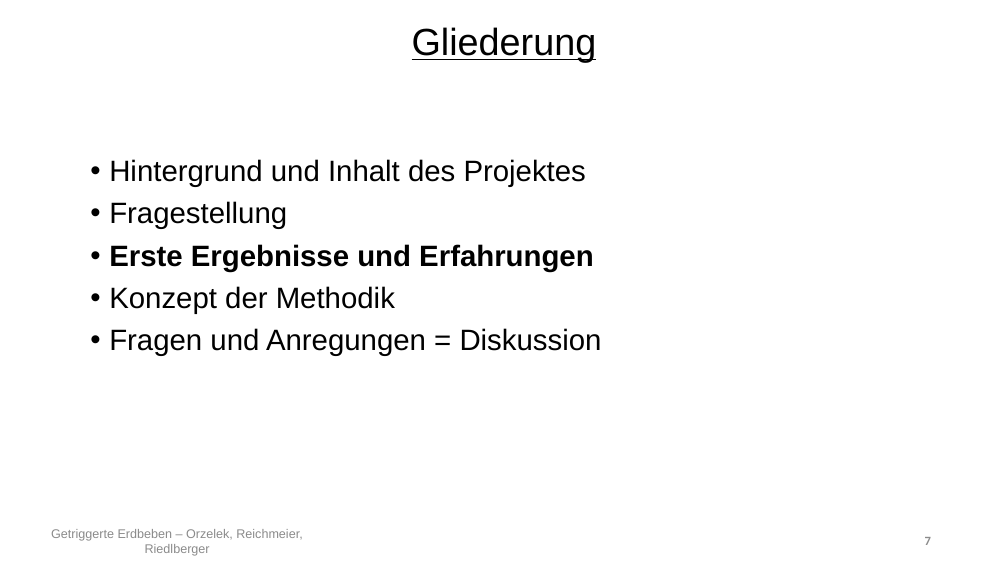
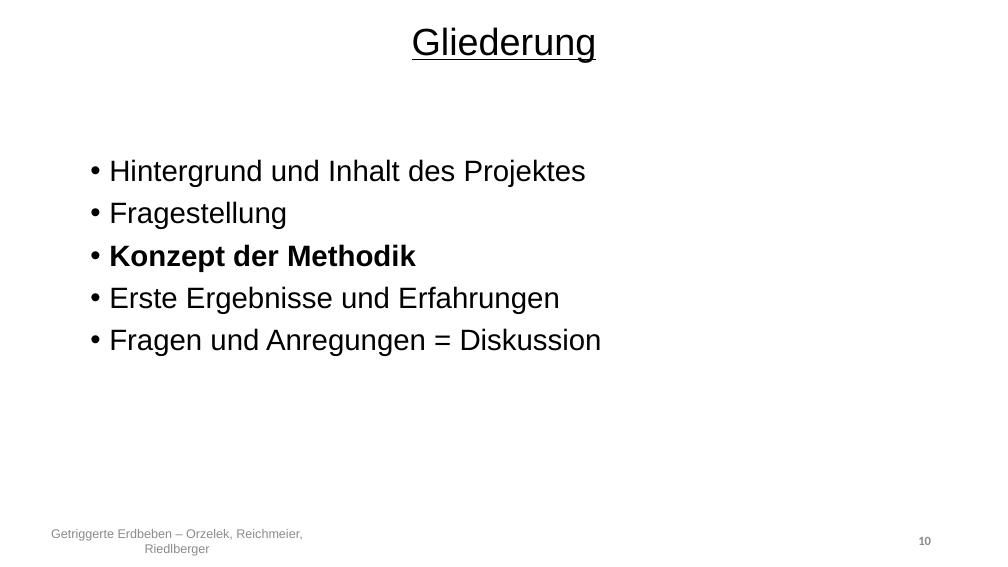
Before and after one commit to Kati77/Praktikum-Erdbeben, a slide deck: slide 10 of PP.pptx (slide 7 before the commit). Drawn at 1008x567 pixels with LibreOffice and Linux fonts; fonts in the diff are those of the drawing. Boxes give left, top, right and bottom in pixels: in the first picture for what was removed or moved away, otherwise in the second. Text is boxed around its words. In the diff, an @@ line names an element or a change of style, - is before the commit and + after.

```diff
--- a/PP.pptx
+++ b/PP.pptx
@@ text at (109,244,416,272): paragraph added @@
+• Konzept der Methodik
@@ text at (109,286,395,314): paragraph removed @@
-• Konzept der Methodik
@@ text at (109,286,560,314): bold off in "Erste Ergebnisse und Erfahrungen" @@
@@ page number at (918,537,931,545): text changed @@
-7
+10
```
Also in this commit, not shown: 8 other slides changed, 5 slides added, 1 slide removed.
